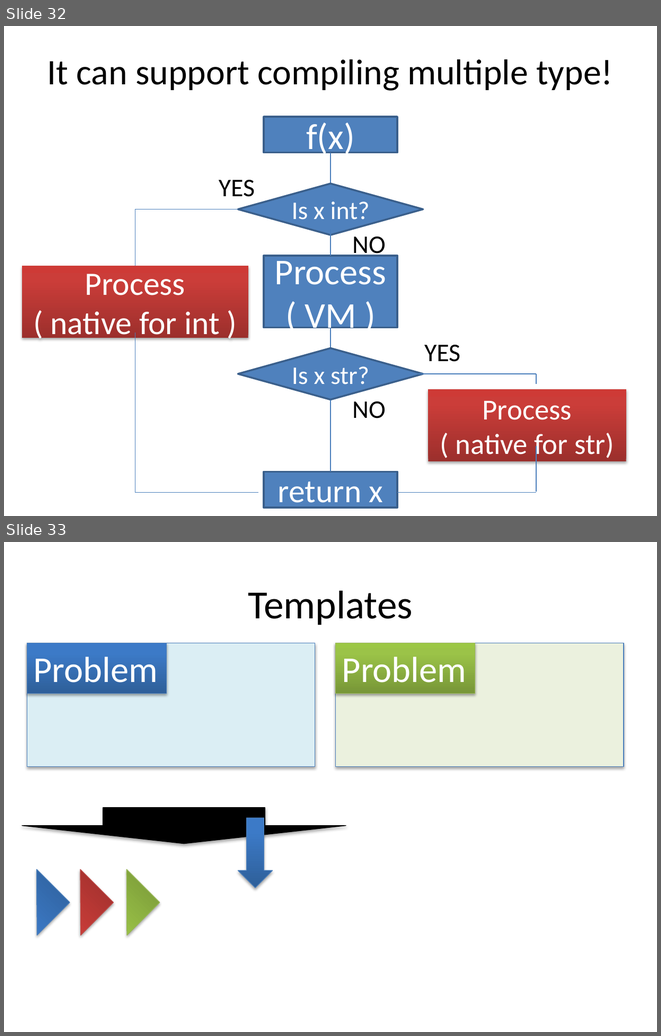
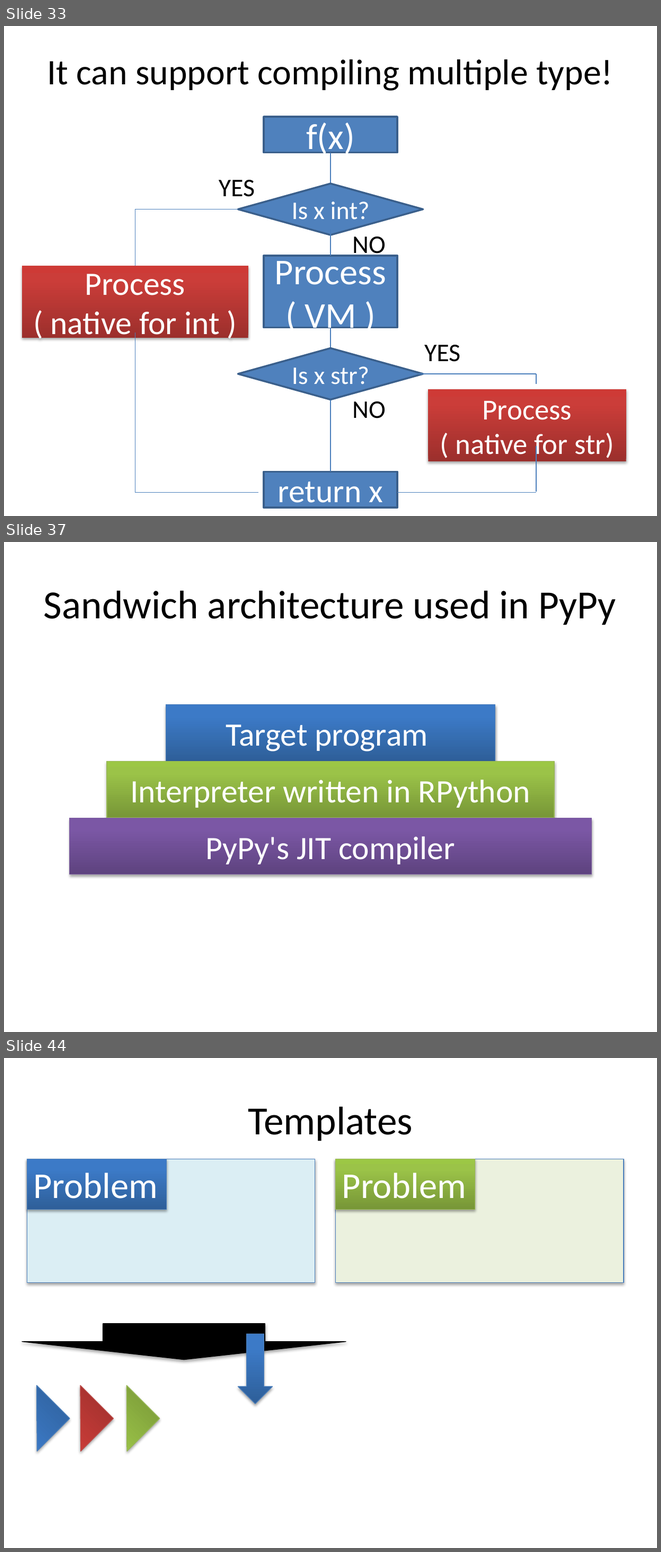
Before and after one commit to ryotaro/pyconjp2012slide, a slide deck: master/Fundamental Technologies Used in PyPy JIT Compiler.pptx. Shown one above the other, each under a label of ours: slides 32 and 33 before the commit, slides 33, 37 and 44 after it; the slides between them are not shown. The pictures are 661x1036 and 661x1552 pixels, drawn with LibreOffice and Linux fonts; fonts in the diff are those of the drawing. Boxes give left, top, right and bottom in pixels: in the first picture for what was removed or moved away, otherwise in the second. Text is boxed around its words. In the diff, an @@ line names an element or a change of style, - is before the commit and + after.

```diff
--- a/master/Fundamental Technologies Used in PyPy JIT Compiler.pptx
+++ b/master/Fundamental Technologies Used in PyPy JIT Compiler.pptx
@@ slide 37 added at (4, 542, 657, 1032), background #FFFFFF @@
@@ title added at (44, 590, 616, 625), 44 pt, text #000000 @@
+Sandwich architecture used in PyPy
@@ rectangle added at (166, 705, 495, 761), fill gradient #2F5F99 to #3D7CC7 to #3A7CCB, outline #4B7EBC 0.75 pt, 36 pt, text #FFFFFF @@
+Target program
@@ rectangle added at (106, 761, 554, 818), fill gradient #779737 to #9BC348 to #9DC746, outline #98B955 0.75 pt, 36 pt, text #FFFFFF @@
+Interpreter written in RPython
@@ rectangle added at (69, 818, 591, 874), fill gradient #5F4480 to #7B58A6 to #7C57A8, outline #7D60A0 0.75 pt, 36 pt, text #FFFFFF @@
+PyPy's JIT compiler
@@ what was slide 32 is now slide 33 @@
@@ what was slide 33 is now slide 44 @@
```
Also in this commit, not shown: 10 other slides added.
